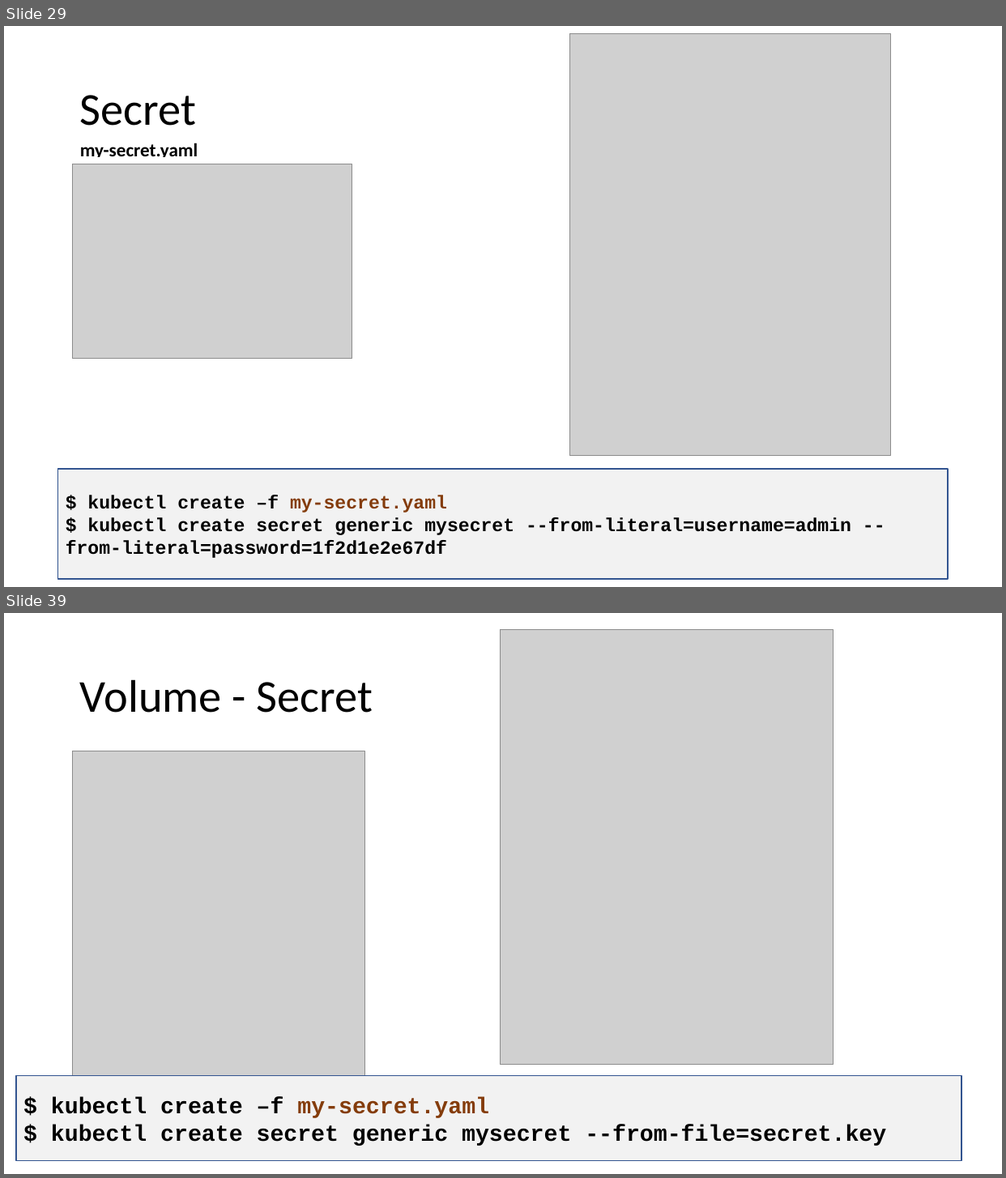
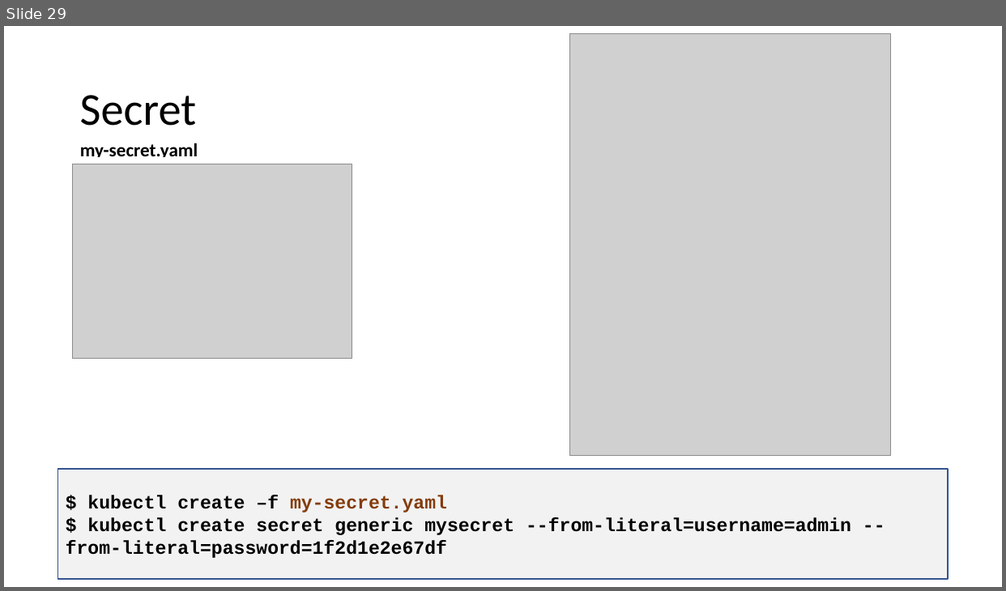
Before and after one commit to eylonmalin/k8s-training, a slide deck: day-3/Using Kubernetes Day 3.pptx. Shown one above the other, each under a label of ours: slides 29 and 39 before the commit, slide 29 after it; the slides between them are not shown. The pictures are 1006x1178 and 1006x591 pixels, drawn with LibreOffice and Linux fonts; fonts in the diff are those of the drawing; grey boxes stand for pictures. Boxes give left, top, right and bottom in pixels: in the first picture for what was removed or moved away, otherwise in the second. Text is boxed around its words. In the diff, an @@ line names an element or a change of style, - is before the commit and + after.

```diff
--- a/day-3/Using Kubernetes Day 3.pptx
+++ b/day-3/Using Kubernetes Day 3.pptx
@@ slide 39 removed at [4,613,1002,1174], background #FFFFFF @@
@@ picture removed at [501,629,833,1064] @@
@@ text removed at [80,679,373,713] @@
-Volume - Secret
@@ picture removed at [73,752,365,1076] @@
@@ rectangle removed at [16,1076,961,1161] @@
-$ kubectl create –f my-secret.yaml
-$ kubectl create secret generic mysecret --from-file=secret.key
```
Also in this commit, not shown: 16 other slides removed, 2 other files.
